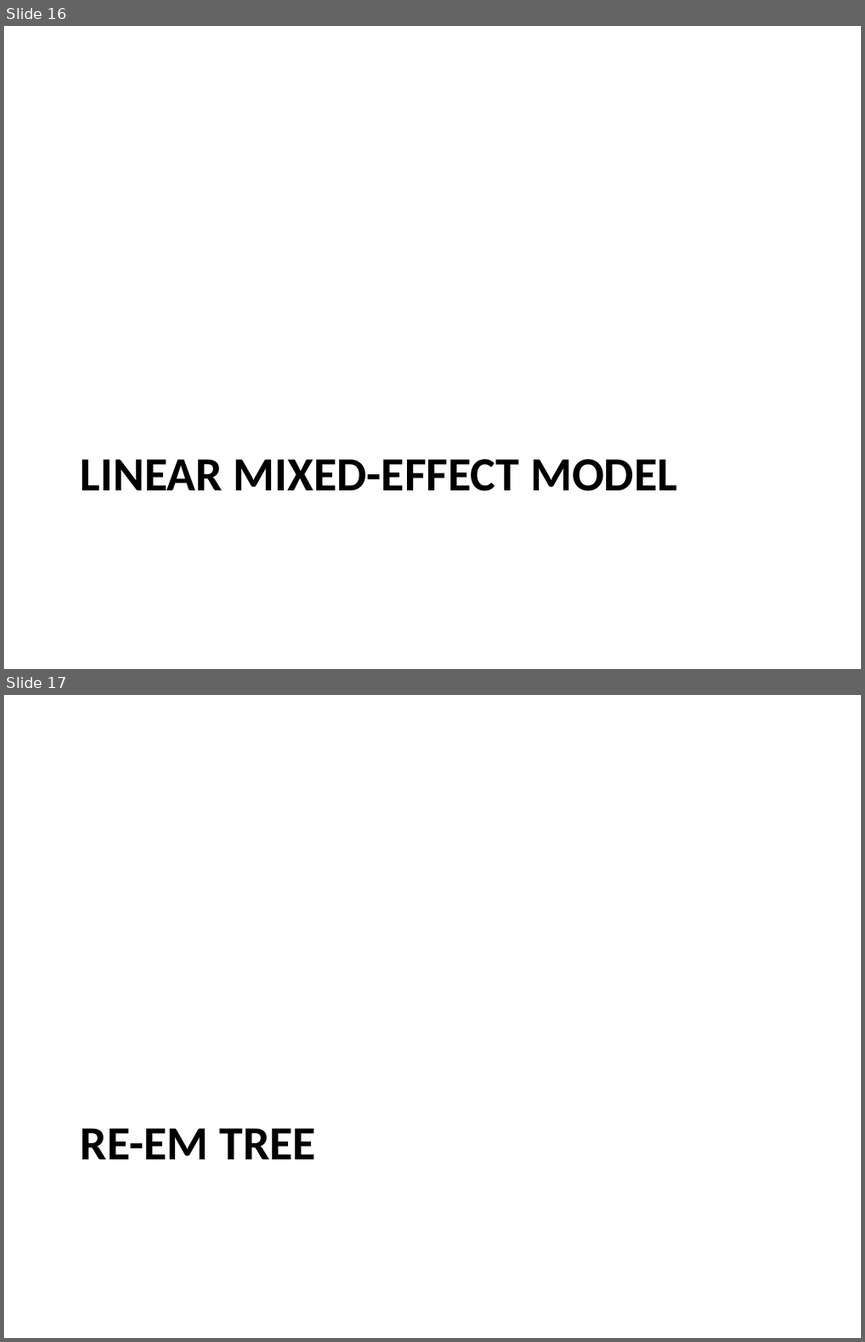
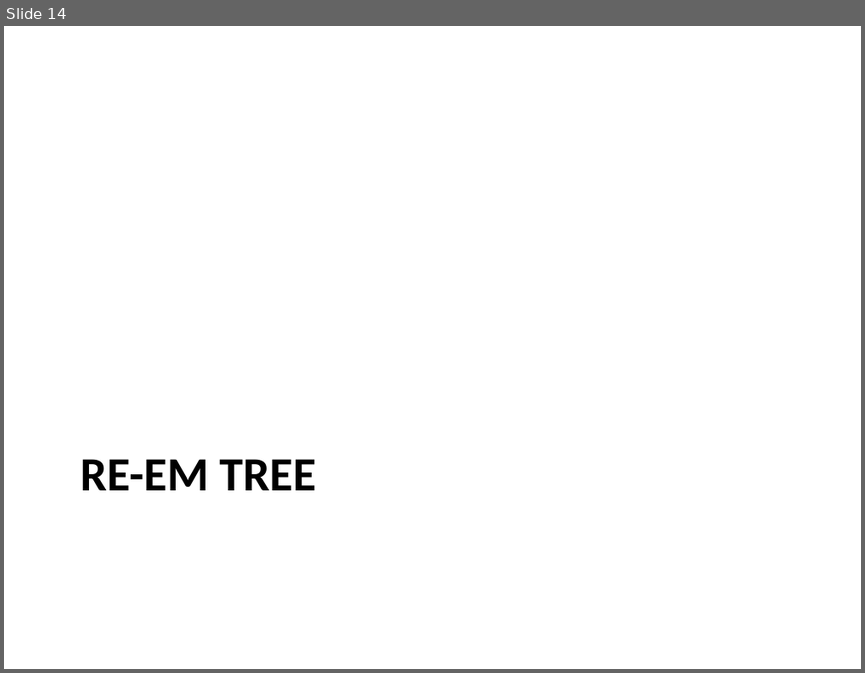
Before and after one commit to BridgesLab/PredictorsDietInducedObesity, a slide deck: ResultsSlides.pptx. Shown one above the other, each under a label of ours: slides 16 and 17 before the commit, slide 14 after it. The pictures are 865x1342 and 865x673 pixels, drawn with LibreOffice and Linux fonts; fonts in the diff are those of the drawing. Boxes give left, top, right and bottom in pixels: in the first picture for what was removed or moved away, otherwise in the second. Text is boxed around its words. In the diff, an @@ line names an element or a change of style, - is before the commit and + after.

```diff
--- a/ResultsSlides.pptx
+++ b/ResultsSlides.pptx
@@ slide 16 removed at bbox=[4, 26, 861, 669], background #FFFFFF @@
@@ title removed at bbox=[80, 459, 677, 491] @@
-LINEAR MIXED-EFFECT MODEL
@@ what was slide 17 is now slide 14 @@
```
Also in this commit, not shown: 1 slide changed, 3 slides added, 2 other slides removed.
